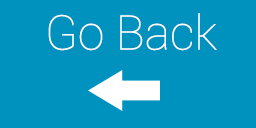
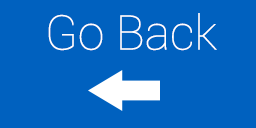
Two versions of the same layered image (256×128). Layer-by-layer changes:
painted on "Layer 1" over [0, 0, 256, 128]
